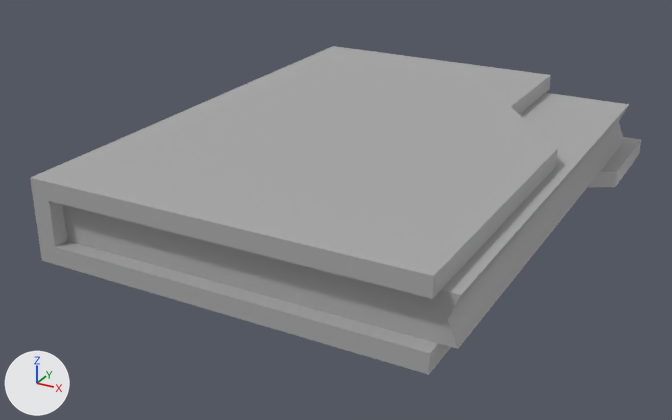
The FBX model Content/Meshes/Blockout/SM_Folder_A_01.fbx as it was, and as the next commit left it.
One viewpoint serves both versions: a 50 mm lens placed at (0.216, -0.444, 0.21), pointed at (-0.017, -0.021, -0.001). Arrows for +X, +Y and +Z are at lower left; the lights stay in place. The first picture is the older version. Where no turn or scale is listed for an object, it has been applied to the vertices.

Objects in the first picture: 'SM_Folder_A_01'.
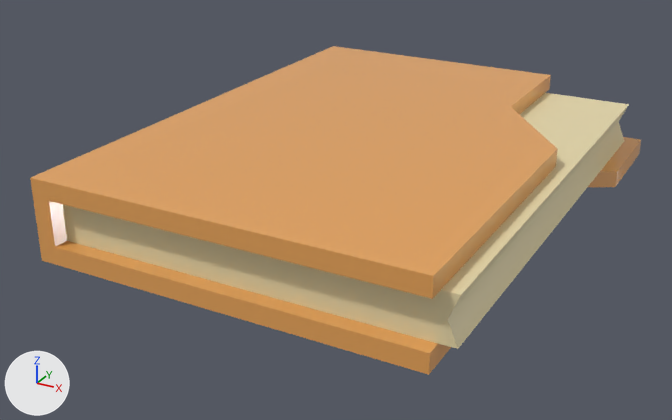
Changed parts and their boxes [x1, y1, x2, y2] in the pictures (672 x 420 px):
part 1 of me_mesh, recoloured (grey to orange)
    both: [30, 46, 641, 375]
part 2 of me_mesh, recoloured (grey to beige)
    both: [441, 93, 629, 348]
part 3 of me_mesh, recoloured (grey to beige)
    both: [63, 205, 461, 349]

The change in detail:
Material 'M_Plastic_Orange_01' (mat_m_plastic_orange_01) is new.
Its base color is (0.8, 0.371, 0.102) (orange #e7a45a).
Its roughness is 0.2.
Material 'M_Paper_01' (mat_m_paper_01) is new.
Its base color is (0.802, 0.697, 0.411) (beige #e7d9ac).
me_mesh has 34 vertices, 34 faces and spans x -0.114..0.114, y -0.15..0.15, z 0.0..0.044.
me_mesh is used by ob_sm_folder_a_01; location (0.0, 0.0, 0.0).
me_mesh part 1: 26 of the faces centred in x -0.114..0.114, y -0.15..0.15, z 0.0..0.044 switch from mat_standardsurface1 (grey #aaaaaa) to mat_m_plastic_orange_01 (orange #e7a45a).
me_mesh part 2: all 4 faces centred in x 0.001..0.102, y 0.0, z 0.01..0.035 switch from mat_standardsurface1 (grey #aaaaaa) to mat_m_paper_01 (beige #e7d9ac).
me_mesh part 3: all 2 faces centred in x 0.0..0.034, y -0.142, z 0.014..0.025 switch from mat_standardsurface1 (grey #aaaaaa) to mat_m_paper_01 (beige #e7d9ac).
